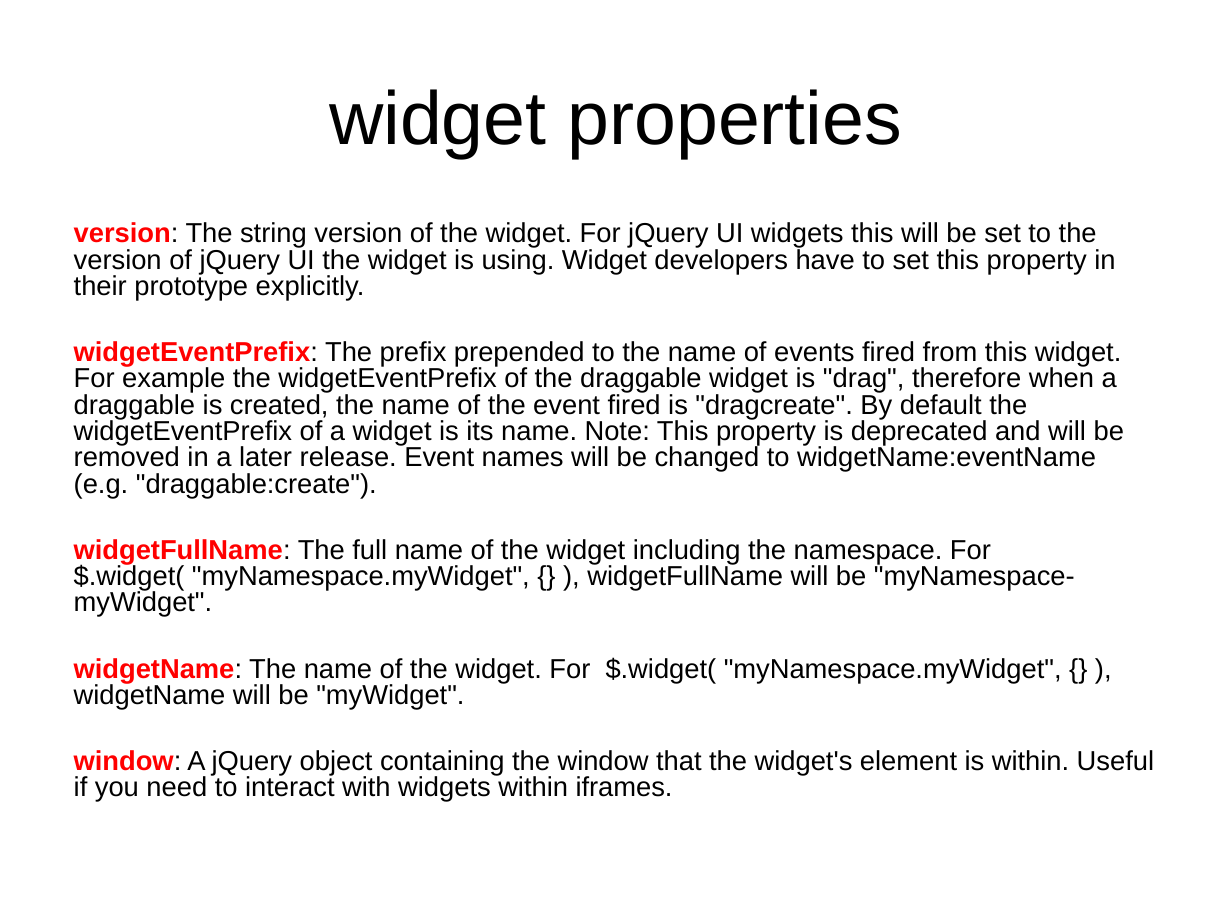
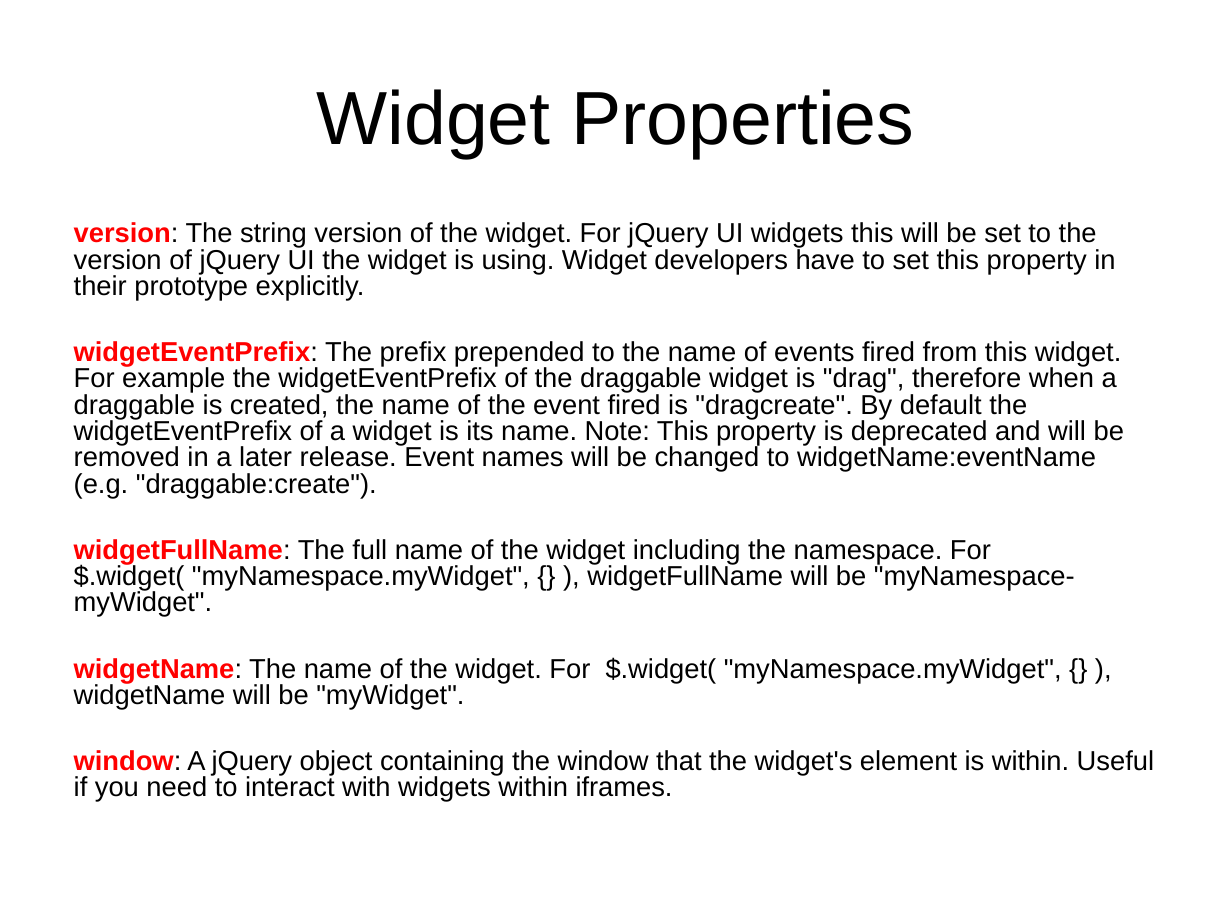
Before and after one commit to zjdgx/Study, a slide deck: slide 7 of jQueryPlugin/jQuery plugin.ppt (slide 8 before the commit). Drawn at 1232x924 pixels with LibreOffice and Linux fonts; fonts in the diff are those of the drawing. Boxes give left, top, right and bottom in pixels: in the first picture for what was removed or moved away, otherwise in the second. Text is boxed around its words. In the diff, an @@ line names an element or a change of style, - is before the commit and + after.

```diff
--- a/jQueryPlugin/jQuery plugin.ppt
+++ b/jQueryPlugin/jQuery plugin.ppt
@@ title at (317, 89, 915, 158): text changed @@
-widget properties
+Widget Properties
```
Also in this commit, not shown: 3 other slides changed, 4 slides added, 5 slides removed, 5 other files.
